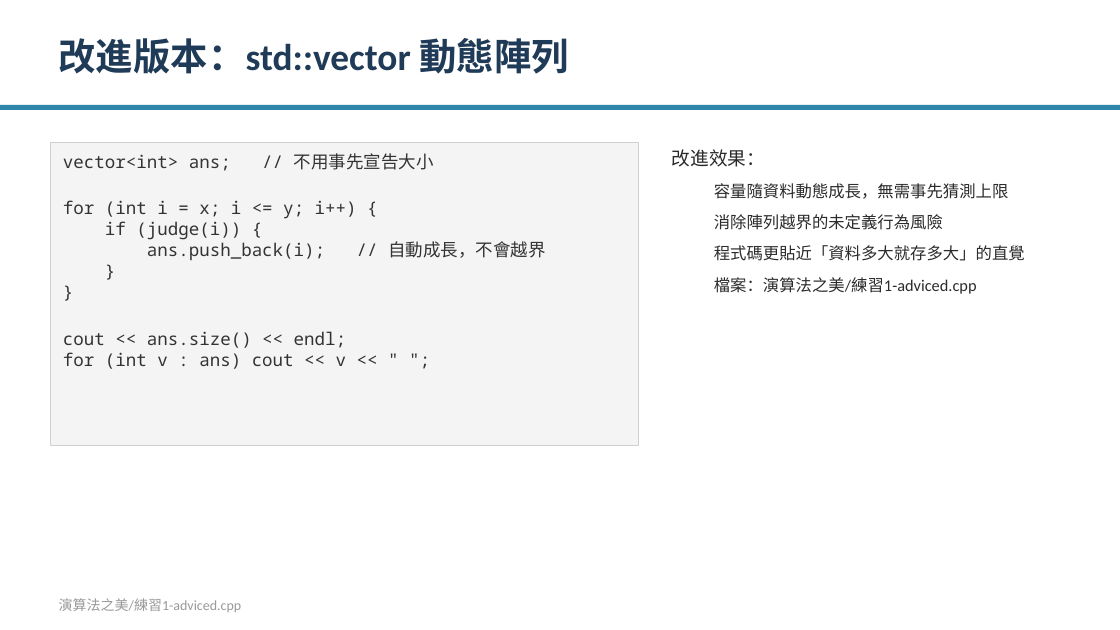
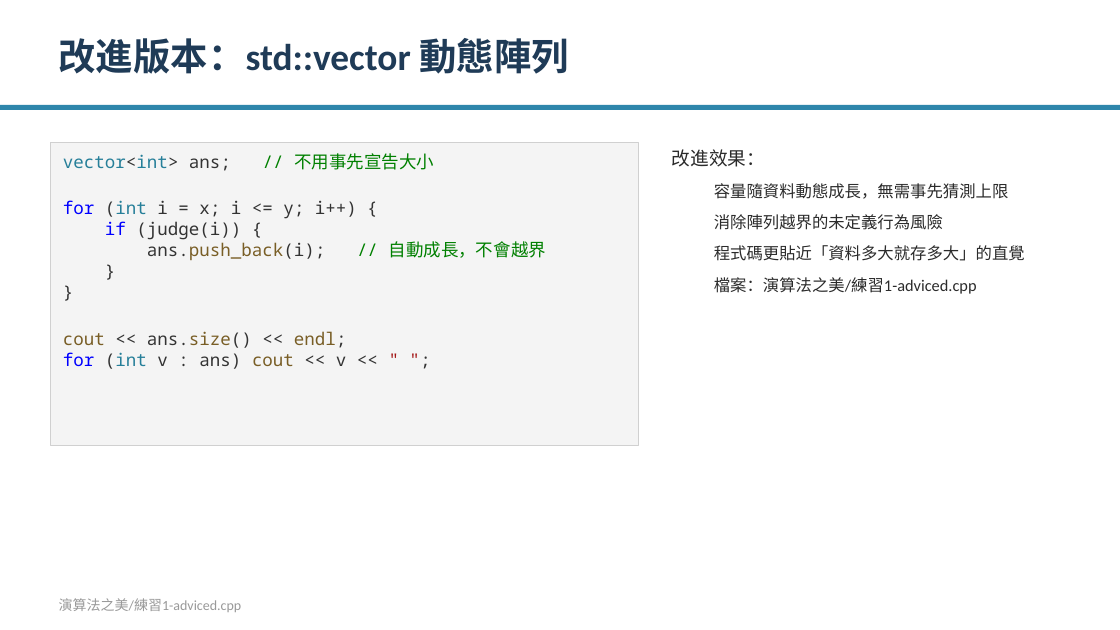
Before and after one commit to Ivan0206cool/cplusplus_practice, a slide deck: slide 14 of practice_intro.pptx. Drawn at 1120x630 pixels with LibreOffice and Linux fonts; fonts in the diff are those of the drawing. Boxes give left, top, right and bottom in pixels: in the first picture for what was removed or moved away, otherwise in the second. Text is boxed around its words. In the diff, an @@ line names an element or a change of style, - is before the commit and + after.

```diff
--- a/practice_intro.pptx
+++ b/practice_intro.pptx
@@ text in rectangle at bbox=[63, 153, 546, 369]: text colour #333333 to #267F99 in "vector<int>", "(int", "(int"; text colour #333333 to #008000 in "// 不用事先宣告大小", "// 自動成長，不會越界"; text colour #333333 to #0000FF in "for", "if", "for"; text colour #333333 to #795E26 in "ans.push_back(i);", "cout ans.size() endl;", "cout"; text colour #333333 to #A31515 in "" ";" @@
```
Also in this commit, not shown: 8 other slides changed.
